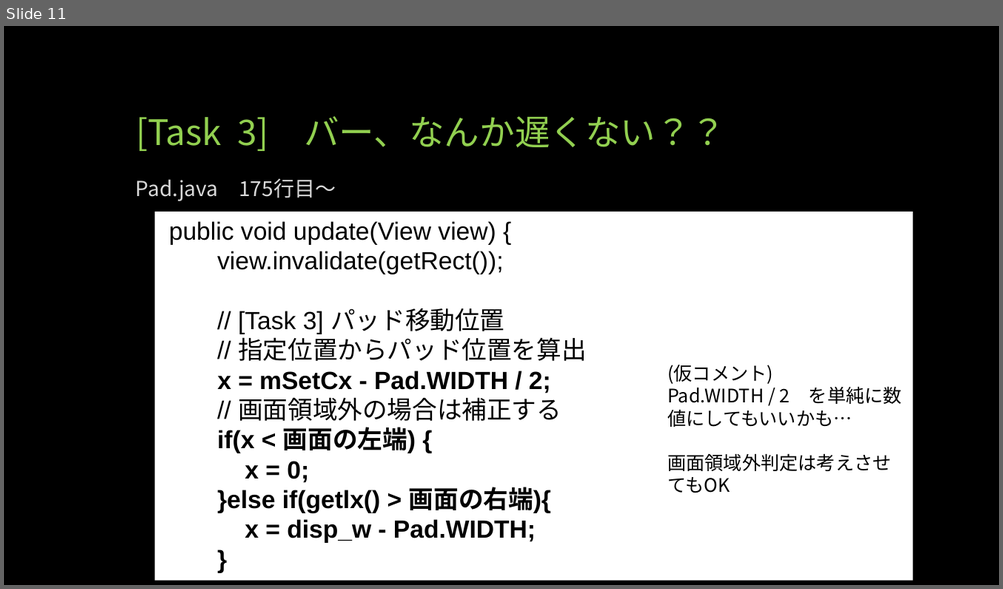
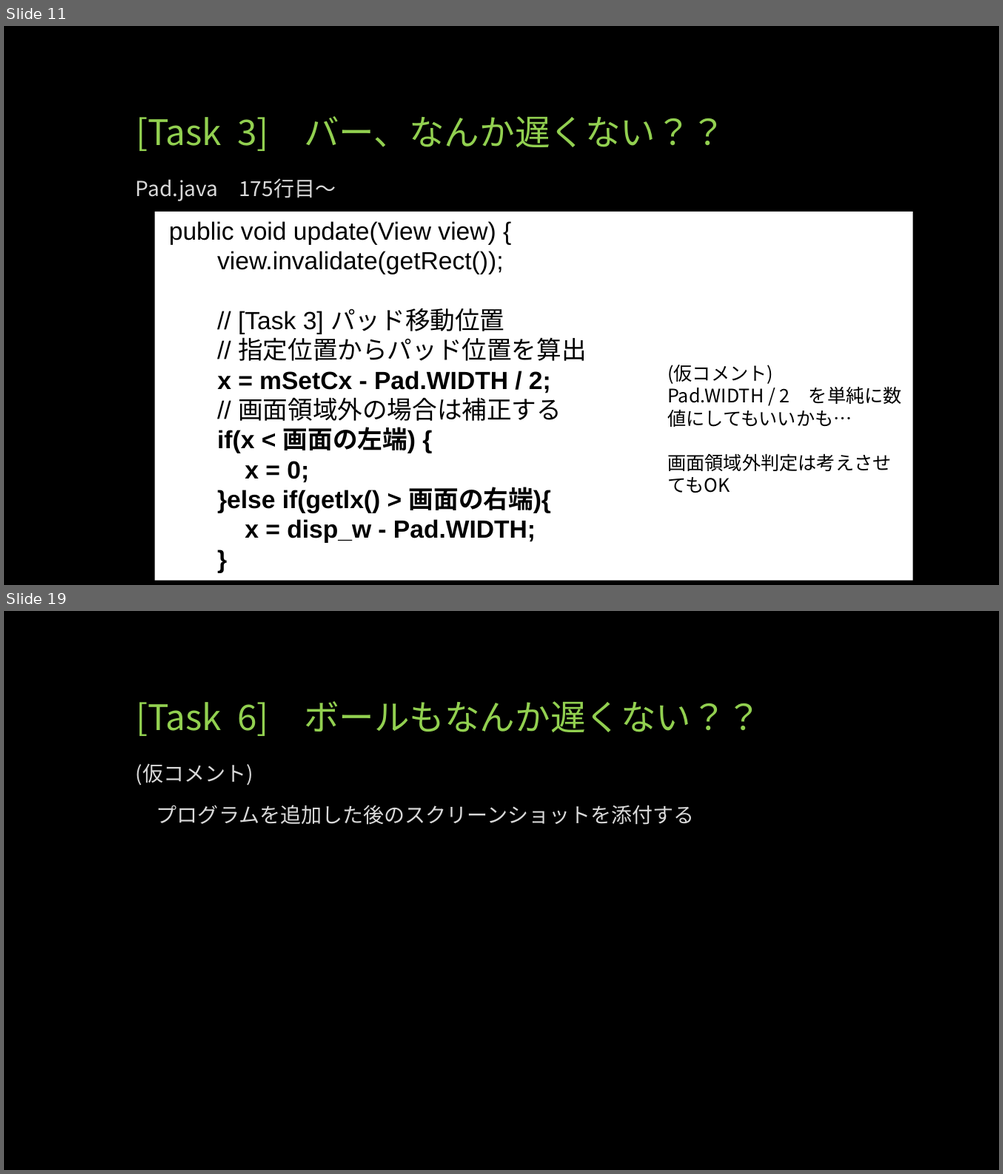
Before and after one commit to webfrontier/BreakOut, a slide deck: doc/インターンスライド資料.pptx. Shown one above the other, each under a label of ours: slide 11 before the commit, slides 11 and 19 after it; the slides between them are not shown. The pictures are 1003x589 and 1003x1174 pixels, drawn with LibreOffice and Linux fonts; fonts in the diff are those of the drawing. Boxes give left, top, right and bottom in pixels: in the first picture for what was removed or moved away, otherwise in the second. Text is boxed around its words. In the diff, an @@ line names an element or a change of style, - is before the commit and + after.

```diff
--- a/doc/インターンスライド資料.pptx
+++ b/doc/インターンスライド資料.pptx
@@ slide 19 added at (4, 611, 999, 1170), background #000000 @@
@@ title added at (136, 701, 761, 736), 34 pt, text #92D050 @@
+[Task 6] ボールもなんか遅くない？？
@@ text added at (136, 763, 694, 825), 20 pt, text #D9D9D9 @@
+(仮コメント)
+プログラムを追加した後のスクリーンショットを添付する
```
Also in this commit, not shown: 1 slide changed, 64 other slides added.
